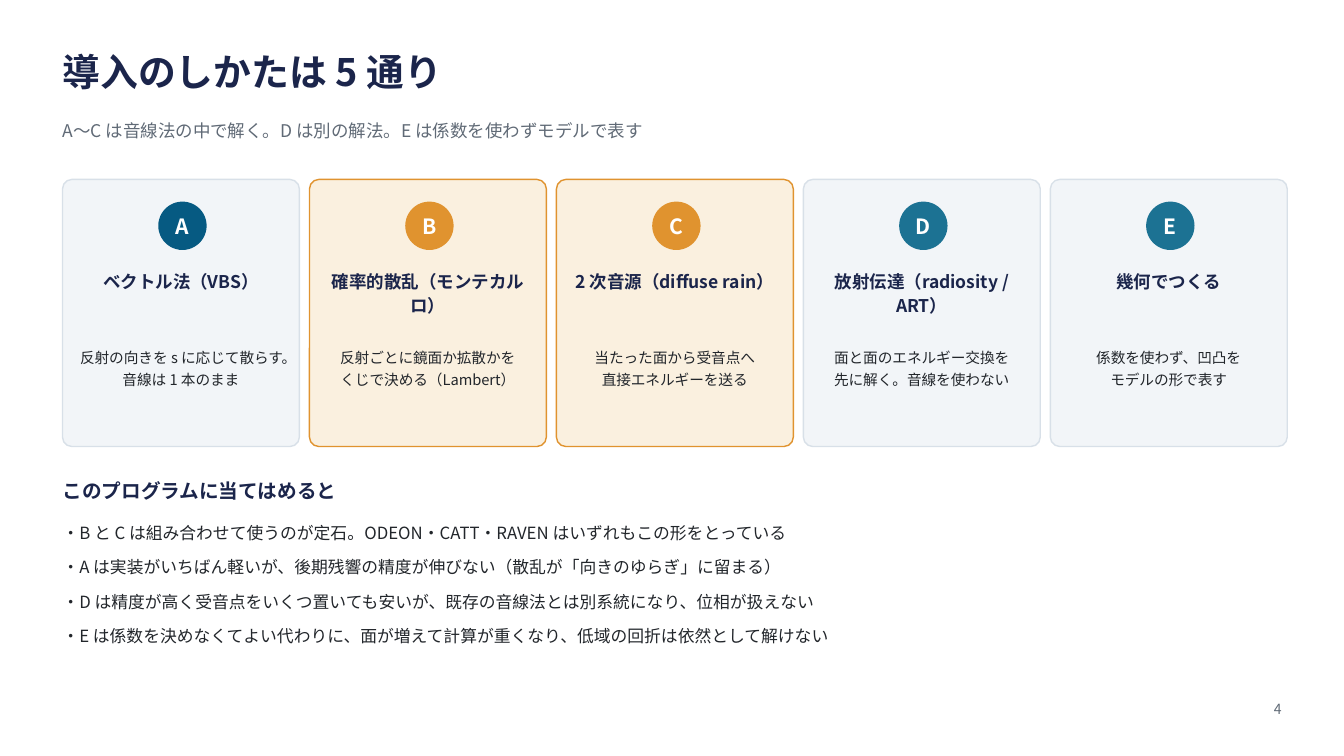
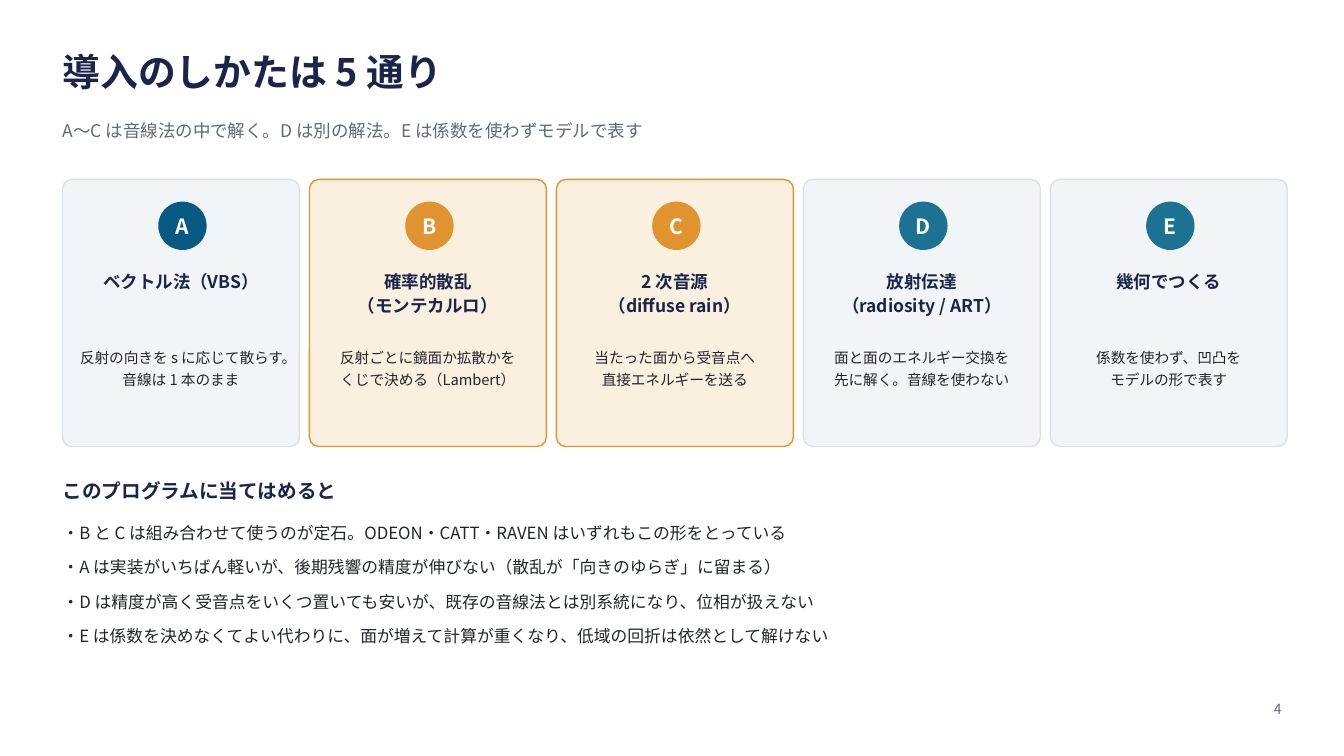
Before and after one commit to saka810/nea-simulation-pj, a slide deck: slide 5 of 評価レポート/2026-09-21_散乱の導入方針_WIN250046_Claude.pptx. Drawn at 1344x756 pixels with LibreOffice and Linux fonts; fonts in the diff are those of the drawing. Boxes give left, top, right and bottom in pixels: in the first picture for what was removed or moved away, otherwise in the second. Text is boxed around its words. In the diff, an @@ line names an element or a change of style, - is before the commit and + after.

```diff
--- a/評価レポート/2026-09-21_散乱の導入方針_WIN250046_Claude.pptx
+++ b/評価レポート/2026-09-21_散乱の導入方針_WIN250046_Claude.pptx
@@ text at bbox=[358, 273, 498, 314]: text changed @@
-確率的散乱（モンテカルロ）
+確率的散乱
+（モンテカルロ）
@@ text at bbox=[609, 273, 740, 314]: text changed @@
-2 次音源（diffuse rain）
+2 次音源
+（diffuse rain）
@@ text at bbox=[842, 273, 1001, 316]: text changed @@
-放射伝達（radiosity / ART）
+放射伝達
+（radiosity / ART）
```
Also in this commit, not shown: 1 other slide changed.
